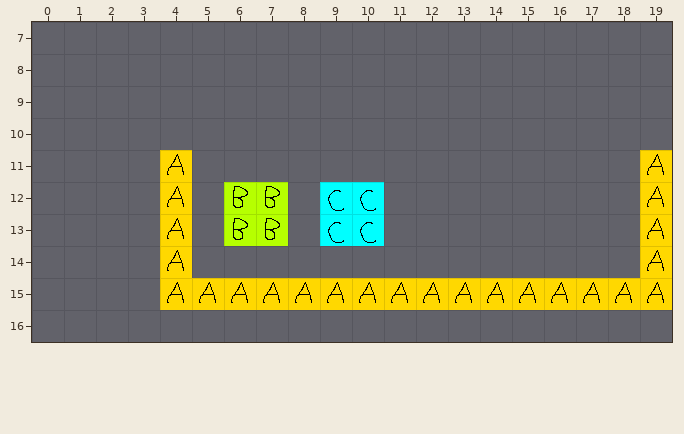
Two versions of a level (Tiled map, Projects/Blobbo Playground/Assets/Gameplay/Background.tmx). Above, as it was before the edit.
Cells are 32x32 px. Shown: x 0..19, y 7..16. Tiles whose own drawing changed are shown in their newer look in all pictures.
New version:
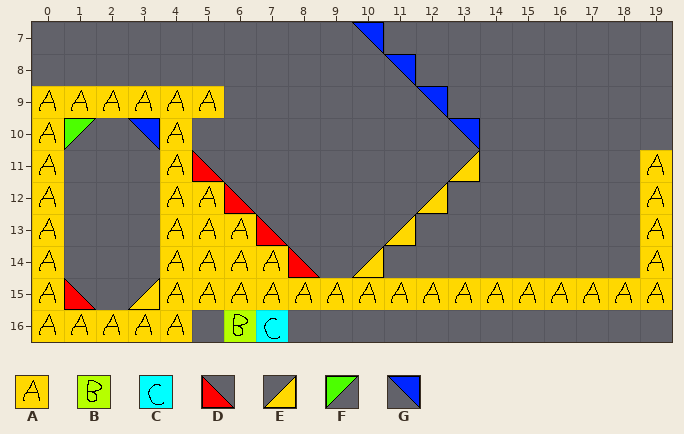
Key: from "Tileset": A 0, B 1, C 2, D 37, E 38, F 39, G 40.
_ is an empty cell.
What changed:
{"where": "layer \"Tile Layer 1\""}
{"y":7,"x":10,"old":"_","new":"G"}
{"y":8,"x":11,"old":"_","new":"G"}
{"y":9,"x":0,"old":"______","new":"AAAAAA"}
{"y":9,"x":12,"old":"_","new":"G"}
{"y":10,"x":0,"old":"__","new":"AF"}
{"y":10,"x":3,"old":"__","new":"GA"}
{"y":10,"x":13,"old":"_","new":"G"}
{"y":11,"x":0,"old":"_","new":"A"}
{"y":11,"x":5,"old":"_","new":"D"}
{"y":11,"x":13,"old":"_","new":"E"}
{"y":12,"x":0,"old":"_","new":"A"}
{"y":12,"x":5,"old":"_BB","new":"AD_"}
{"y":12,"x":9,"old":"CC","new":"__"}
{"y":12,"x":12,"old":"_","new":"E"}
{"y":13,"x":0,"old":"_","new":"A"}
{"y":13,"x":5,"old":"_BB","new":"AAD"}
{"y":13,"x":9,"old":"CC_","new":"__E"}
{"y":14,"x":0,"old":"_","new":"A"}
{"y":14,"x":5,"old":"____","new":"AAAD"}
{"y":14,"x":10,"old":"_","new":"E"}
{"y":15,"x":0,"old":"__","new":"AD"}
{"y":15,"x":3,"old":"_","new":"E"}
{"y":16,"x":0,"old":"_____","new":"AAAAA"}
{"y":16,"x":6,"old":"__","new":"BC"}
